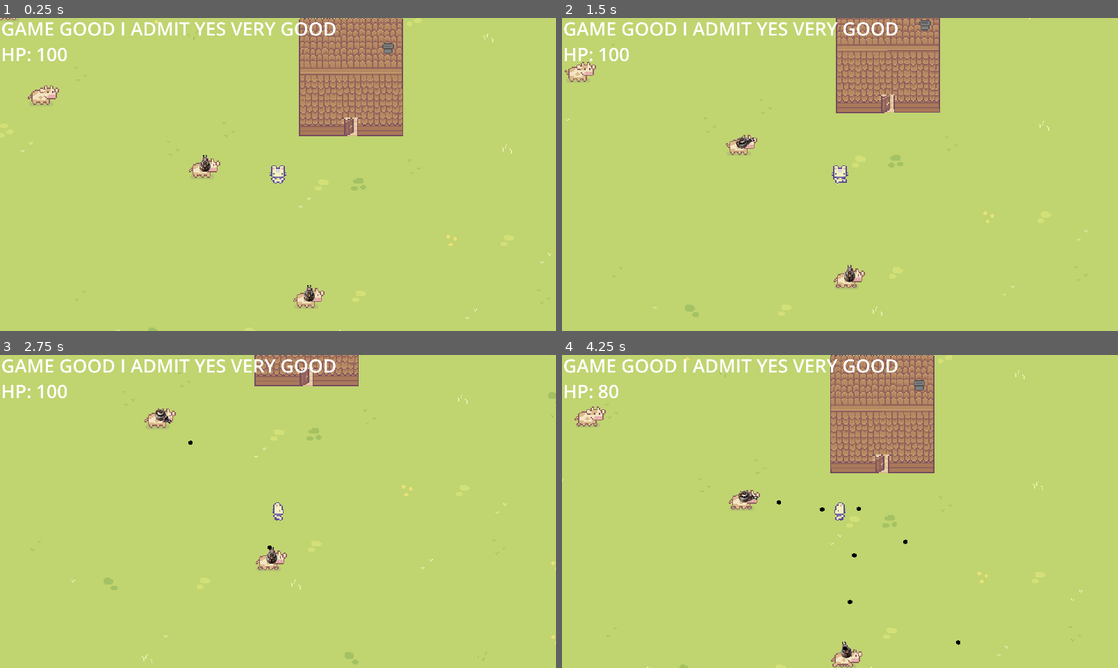
Above: before the commit, frames 1-4 (two rows, left to right).
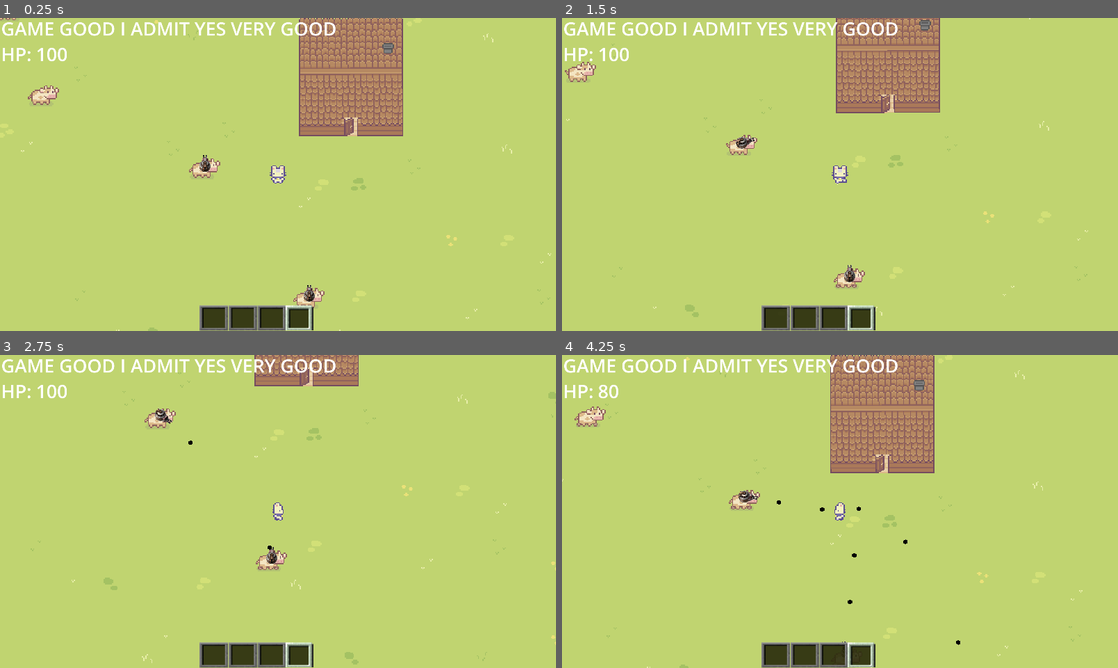
Above: after the commit, the same moments.

Repository: maciulex/First-game-in-godot
Game: Godot game, scene res://game_level.tscn
Same seed, same stepped clock (60 frames per second), same inputs: the game is played once before the commit and once after it.
Inputs:
- Up to frame 1 (0.25 s): no input
- Up to frame 2 (1.5 s): tap Enter at 0.5 s; hold D (right) 0.53-1.28 s; hold Space (space) 0.53-1.28 s; hold S (down) from 1.28 s (still down); tap Space (space) at 1.35 s
- Up to frame 3 (2.75 s): release S (down) at 2.03 s; hold D (right) from 2.03 s (still down); hold Space (space) from 2.03 s (still down)
- Up to frame 4 (4.25 s): release D (right) at 2.78 s; release Space (space) at 2.78 s; hold W (up) 2.78-3.53 s; tap Space (space) at 2.85 s; hold A (left) from 3.53 s (still down); hold Space (space) from 3.53 s (still down)

The runs differ from the first frame. In frame 1, 1.7% of the frame differs, in the area x 35-57%, y 91-100%; in frame 2, 1.7%; in frame 3, 1.7%; in frame 4, 1.7%.

Commit message:
cows now can die from bullets

Diff:
--- a/NPC/cows/cow/cow.tscn
+++ b/NPC/cows/cow/cow.tscn
@@ -12,7 +12,10 @@
 enum COW_STATES {idle, walk};
 var COW_STATE : COW_STATES = COW_STATES.idle;
 var WalkDir : Vector2 = Vector2(0,0);
-
+var health = 30;
+
+func die():
+	queue_free();
 
 func _ready():
 	setNewState();
@@ -63,7 +66,15 @@
 
 func _on_player_tool_action(target):
 	if target == self:
-		self.queue_free();
+		die();
+
+
+func _on_cow_area_entered(area):
+	match area.name:
+		\"bullet\":
+			health -= 10;
+			if (health == 0):
+				die();
 "
 
 [sub_resource type="Animation" id="Animation_hcl25"]
@@ -177,7 +188,6 @@
 
 [node name="cow" type="Area2D" parent="."]
 position = Vector2(1, 4)
-monitoring = false
 
 [node name="CollisionShape2D" type="CollisionShape2D" parent="cow"]
 position = Vector2(0.5, 1)
@@ -190,3 +200,4 @@
 debug_color = Color(0.945098, 0, 0.588235, 0.419608)
 
 [connection signal="timeout" from="Timer" to="." method="_on_timer_timeout"]
+[connection signal="area_entered" from="cow" to="." method="_on_cow_area_entered"]
--- a/NPC/cows/cowArmed/cowArmed.gd
+++ b/NPC/cows/cowArmed/cowArmed.gd
@@ -16,11 +16,15 @@
 var aimbotCooldownTime : float = 2;
 var aimbotActive : bool = false;
 var aimbotCooldown : bool = false;
+var health = 30;
 
 @onready var turretCoolDownTimer : Timer = $bulletCoolDown;
 @onready var turretTimer : Timer = $TimerForTurretRotation;
 var turretCoolDown : bool = false;
 var turretCoolDownTime : float = 0.2;
+
+func die():
+	queue_free();
 
 func shootBullet():
 	var instanceOfBullet = bullet.instantiate();
@@ -94,3 +98,11 @@
 	else:
 		aimbotCooldown = false;
 	pass # Replace with function body.
+
+func _on_cow_area_entered(area):
+	print(area.get_parent().name)
+	if (area.name == "bullet" && (area.get_parent().shooter != $cow.get_rid())):
+		health -= 10;
+		if (health == 0):
+			die();
+	pass # Replace with function body.
--- a/control.tscn
+++ b/control.tscn
@@ -1,7 +1,9 @@
-[gd_scene load_steps=3 format=3 uid="uid://bgjcogstv03p2"]
+[gd_scene load_steps=5 format=3 uid="uid://bgjcogstv03p2"]
 
 [ext_resource type="Script" path="res://HPValLabel.gd" id="1_deujc"]
 [ext_resource type="LabelSettings" uid="uid://b272hkjwiknw6" path="res://art/control.tres" id="1_saqf6"]
+[ext_resource type="Texture2D" uid="uid://be3vxlndmp7o" path="res://art/selected_item.png" id="3_dn34o"]
+[ext_resource type="Texture2D" uid="uid://dxc7ehgbdqyf8" path="res://art/unselected_item.png" id="4_5piy4"]
 
 [node name="Control" type="Control"]
 z_index = 999
@@ -9,8 +11,8 @@
 layout_mode = 3
 anchor_right = 0.461
 anchor_bottom = 0.563
-offset_right = 1034.88
-offset_bottom = 471.96
+offset_right = -436.12
+offset_bottom = -333.04
 grow_horizontal = 2
 grow_vertical = 2
 
@@ -44,3 +46,31 @@
 text = "3"
 label_settings = ExtResource("1_saqf6")
 script = ExtResource("1_deujc")
+
+[node name="Control" type="Control" parent="."]
+anchors_preset = 0
+offset_right = 40.0
+offset_bottom = 40.0
+
+[node name="UnselectedItem" type="Sprite2D" parent="Control"]
+position = Vector2(235, 261)
+scale = Vector2(0.377778, 0.333334)
+texture = ExtResource("4_5piy4")
+
+[node name="UnselectedItem" type="Sprite2D" parent="Control/UnselectedItem"]
+position = Vector2(244, 259)
+scale = Vector2(0.377778, 0.333334)
+texture = ExtResource("4_5piy4")
+
+[node name="SelectedItem" type="Sprite2D" parent="Control/UnselectedItem"]
+position = Vector2(63.5292, 0)
+scale = Vector2(0.852941, 0.933333)
+texture = ExtResource("3_dn34o")
+
+[node name="UnselectedItem2" type="Sprite2D" parent="Control/UnselectedItem"]
+position = Vector2(-66.1765, 0)
+texture = ExtResource("4_5piy4")
+
+[node name="UnselectedItem3" type="Sprite2D" parent="Control/UnselectedItem"]
+position = Vector2(-132.353, -0.000183105)
+texture = ExtResource("4_5piy4")
--- a/utils/bullet.gd
+++ b/utils/bullet.gd
@@ -28,3 +28,12 @@
 	if (body.name == "TileMap"):
 		queue_free();
 	pass # Replace with function body.
+
+
+func _on_self_destruction_timeout():
+	queue_free();
+	pass # Replace with function body.
+
+
+func _on_bullet_area_exited(area):
+	pass;
--- a/utils/bullet.tscn
+++ b/utils/bullet.tscn
@@ -21,5 +21,12 @@
 [node name="Collision" type="CollisionShape2D" parent="bullet"]
 shape = SubResource("CircleShape2D_wgq08")
 
+[node name="SelfDestruction" type="Timer" parent="."]
+wait_time = 8.0
+one_shot = true
+autostart = true
+
 [connection signal="area_entered" from="bullet" to="." method="_on_area_2d_area_entered"]
+[connection signal="area_exited" from="bullet" to="." method="_on_bullet_area_exited"]
 [connection signal="body_entered" from="bullet" to="." method="_on_area_2d_body_entered"]
+[connection signal="timeout" from="SelfDestruction" to="." method="_on_self_destruction_timeout"]
Binary file added: art/selected_item.png
Not shown, added: art/selected_item.png.import
Not shown, added: art/toolbar.png.import
Binary file added: art/unselected_item.png
Not shown, added: art/unselected_item.png.import
